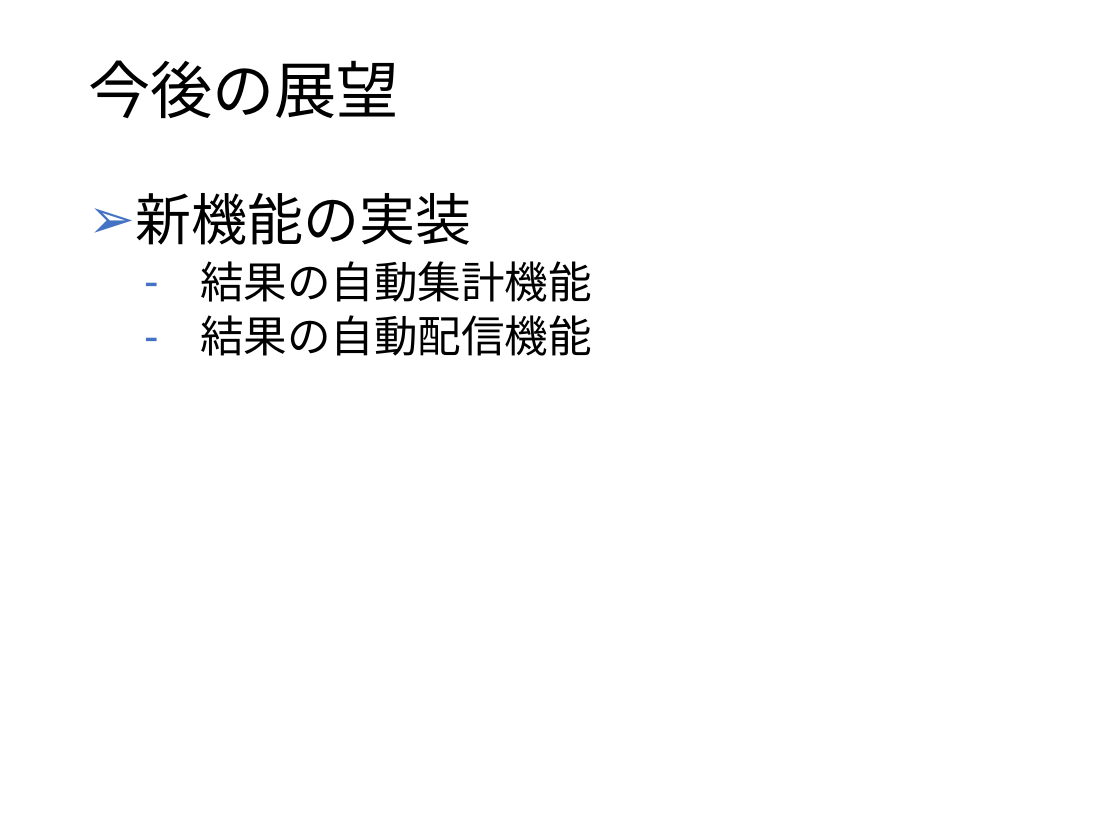
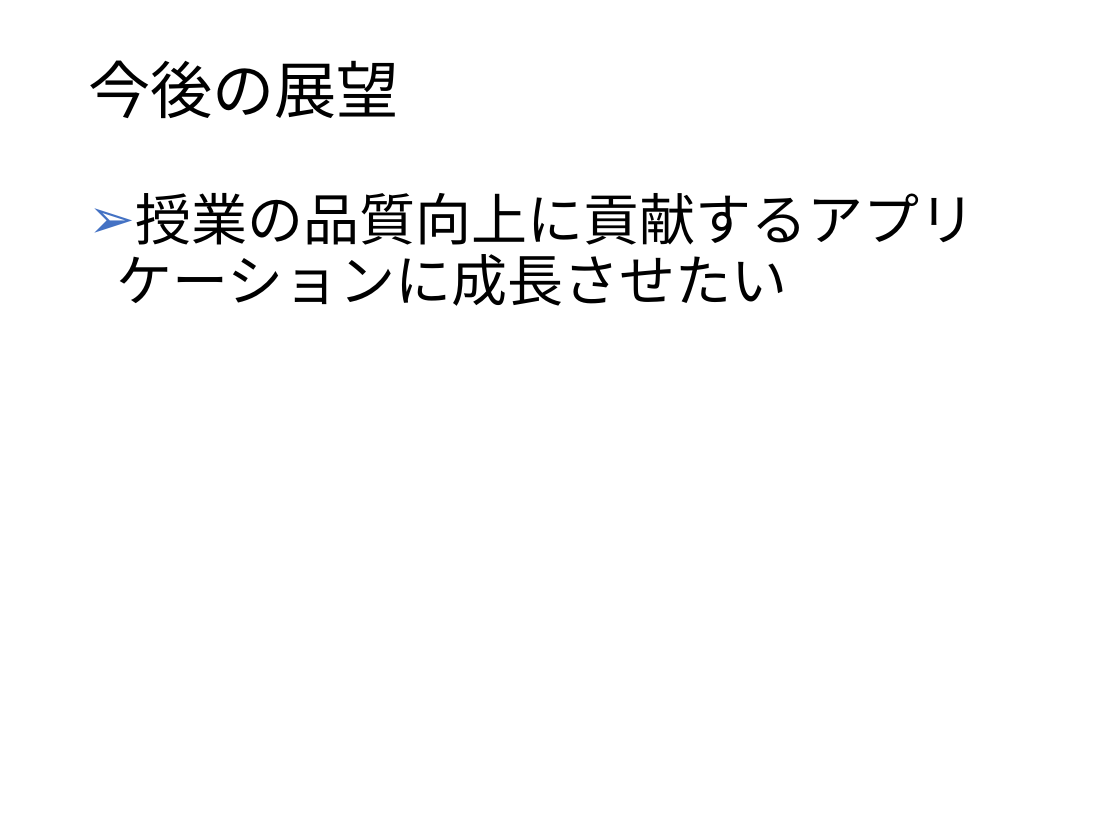
Before and after one commit to kazuwo/kosen-graduation-thesis, a slide deck: slide 7 of 卒業研究発表スライド.pptx. Drawn at 1120x840 pixels with LibreOffice and Linux fonts; fonts in the diff are those of the drawing. Boxes give left, top, right and bottom in pixels: in the first picture for what was removed or moved away, otherwise in the second. Text is boxed around its words. In the diff, an @@ line names an element or a change of style, - is before the commit and + after.

```diff
--- a/卒業研究発表スライド.pptx
+++ b/卒業研究発表スライド.pptx
@@ text at (116,193,975,306): text changed; size 28 to 36 pt @@
-➢ 新機能の実装
-  – 結果の自動集計機能
-  – 結果の自動配信機能
+➢ 授業の品質向上に貢献するアプリケーションに成長させたい
```
Also in this commit, not shown: 4 other slides changed, 2 slides added.
